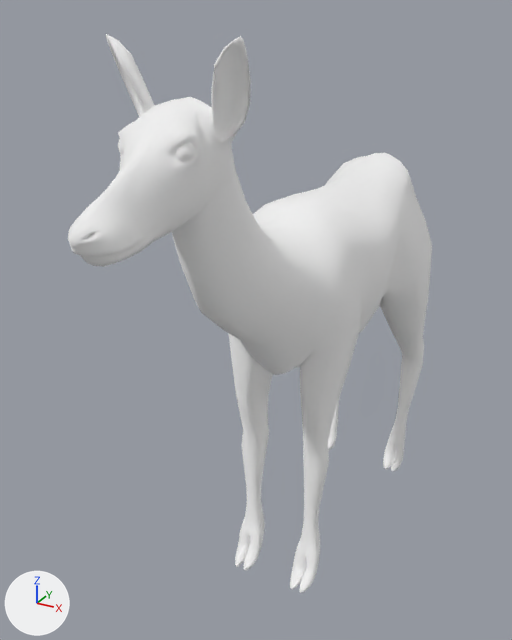
A saved change to the glTF model apps/client/src/props/art-study/source-natural-deer/natural-deer-quiet-motion.glb.
Before and after are seen from a 50 mm lens placed at (0.72, -1.533, 1.489), pointed at (-0.098, -0.045, 0.745). The lights are fixed; the arrows at lower left show +X, +Y and +Z. The older version comes first. Where no turn or scale is listed for an object, it has been applied to the vertices.

Names of what the first picture shows: 'Body', 'Eyes', 'Head'.
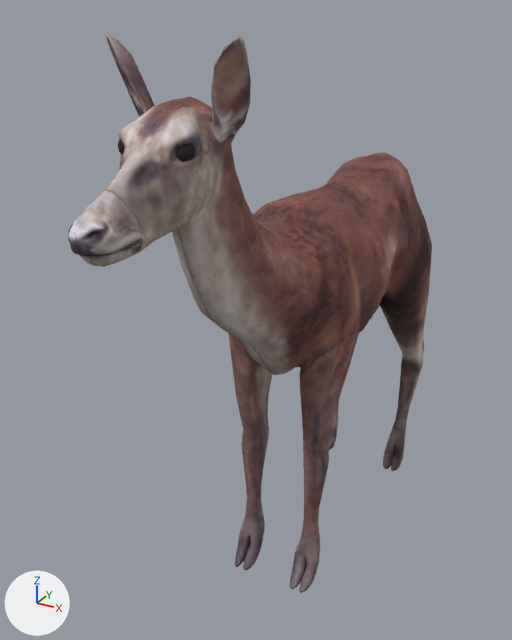
What differs and where, as boxes [x1, y1, x2, y2] in the pictures (512 x 640 px):
'Body', recoloured (white to brown)
    both: [171, 148, 432, 593]
'Head', recoloured (white to grey)
    both: [68, 33, 251, 267]
'Eyes', recoloured (white to black)
    both: [118, 139, 196, 162]

Diff of the bpy script that builds the scene:
```diff
--- a/apps/client/src/props/art-study/source-natural-deer/natural-deer-quiet-motion.glb.py
+++ b/apps/client/src/props/art-study/source-natural-deer/natural-deer-quiet-motion.glb.py
@@ img_doe_head @@
+img_doe_head = load_image('doe-head', '_unpacked/doe-head', 256, 256, 'sRGB')
@@ img_doe_body @@
+img_doe_body = load_image('doe-body', '_unpacked/doe-body', 256, 256, 'sRGB')
@@ mat_deer_head_albedo @@
+mat_deer_head_albedo = principled_material('deer head albedo')
+mat_deer_head_albedo.texture = img_doe_head
+mat_deer_head_albedo.roughness = 0.9
@@ mat_deer_eye_albedo @@
+mat_deer_eye_albedo = principled_material('deer eye albedo')
+mat_deer_eye_albedo.base_color = (0.015, 0.012, 0.01)  # black #211d19
+mat_deer_eye_albedo.roughness = 0.9
@@ mat_deer_body_albedo @@
+mat_deer_body_albedo = principled_material('deer body albedo')
+mat_deer_body_albedo.texture = img_doe_body
+mat_deer_body_albedo.roughness = 0.9
@@ me_cylinder @@
 me_cylinder.from_pydata(...)  # 1561 vertices, 3104 faces; spans x -0.195..0.195, y -0.928..0.382, z -0.732..0.605
-me_cylinder.materials.append(mat_body)  # white #ffffff
+me_cylinder.materials.append(mat_deer_body_albedo)  # picture img_doe_body
@@ me_cylinder_001 @@
 me_cylinder_001.from_pydata(...)  # 50 vertices, 80 faces; spans x -0.0748..0.0748, y -0.9904..-0.9535, z 0.5215..0.5607
-me_cylinder_001.materials.append(mat_eye)  # white #ffffff
+me_cylinder_001.materials.append(mat_deer_eye_albedo)  # black #211d19
@@ me_cylinder_002 @@
 me_cylinder_002.from_pydata(...)  # 830 vertices, 1600 faces; spans x -0.135..0.135, y -1.189..-0.839, z 0.385..0.715
-me_cylinder_002.materials.append(mat_head)  # white #ffffff
+me_cylinder_002.materials.append(mat_deer_head_albedo)  # picture img_doe_head
```
